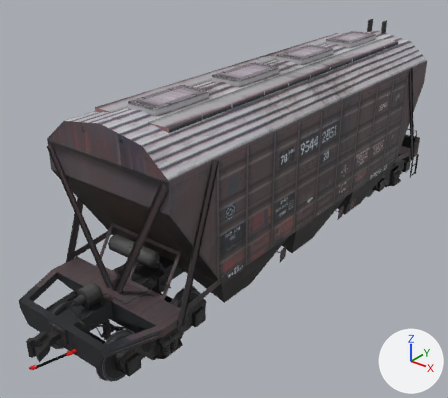
Two versions of the glTF model data/models_ktx/FrWag_hopper_1/Fr_hopper-1.gltf, one commit apart.
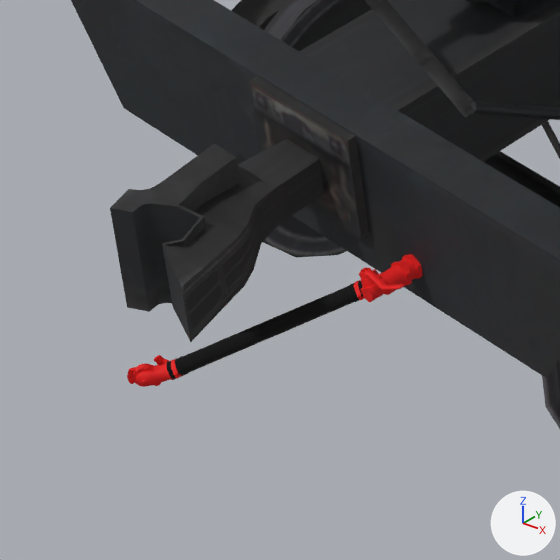
There are two pictures of each version: one whole from a 50 mm camera at (8.07, -11.99, 8.2) aimed at (-0.62, -1.13, 1.47), one close up on the part from 2% to 22% of the width and 77% to 100% of the height. The axes (+X, +Y, +Z) are drawn at lower right. The lights are the same throughout. The older version's two pictures come first. Vertices at exactly the same position are counted once.

Names of what the first close-up shows: 'BP_bwd_Anglecock_body', 'BP_bwd_Head_R1', 'BP_bwd_Hose_rotate_down', 'Boige-1', 'Details', 'Wheel-1' and 9 more.
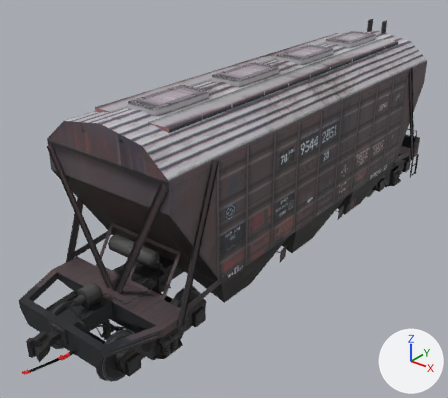
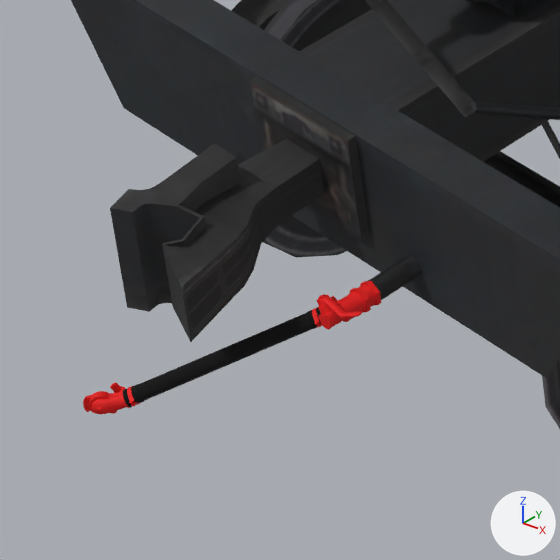
ob_bp_bwd_root is not drawn itself; it is the parent of ob_bp_bwd_anglecock_root, ob_bp_bwd_hose_root.

Edits to the scene script, one JSON object a line:
```json
{"block": "me_details", "where": "# used by ob_details; location = (0.0, 0.0, 0.0)"}
{"op": "remove", "block": "me_details", "code": "me_details.from_pydata(...)  # 872 vertices, 1024 faces; spans x -1.64..1.64, y -7.37..7.37, z 0.22..5.01"}
{"op": "add", "block": "me_details", "code": "me_details.from_pydata(...)  # 900 vertices, 1052 faces; spans x -1.64..1.64, y -7.37..7.37, z 0.22..5.01"}
{"block": "me_details", "change": "me_details part 1: a new loose piece of 14 vertices spanning x 0.4..0.46, y -6.87..-6.72, z 0.84..0.91, in mat_material_hopper_2851 (picture img_t_hopper_rzd_2851)"}
{"block": "me_details", "change": "other edits to the shape of me_details do not show in these pictures"}
{"op": "set", "path": "ob_bp_bwd_root.location", "old": "(0.3, -6.9, 0.8)", "new": "(0.3, -7.05, 0.8)"}
```

Location of each change, [x1, y1, x2, y2] in pixels of the close-ups (560 x 560 px):
```json
{"object": "BP_bwd_Hose_rotate_down", "change": "moved", "before": [217, 301, 318, 357], "after": [174, 328, 276, 385]}
{"object": "BP_bwd_Anglecock_body", "change": "moved", "before": [360, 254, 423, 302], "after": [318, 281, 381, 330]}
{"object": "BP_bwd_Head_R1", "change": "moved", "before": [127, 355, 173, 387], "after": [83, 383, 130, 414]}
{"object": "BP_bwd_Hose_begin_2", "change": "moved", "before": [312, 292, 340, 317], "after": [270, 319, 298, 344]}
{"object": "BP_bwd_Hose_end_2", "change": "moved", "before": [196, 342, 224, 367], "after": [152, 369, 180, 394]}
{"object": "BP_bwd_Anglecock_handle", "change": "moved", "before": [359, 267, 404, 290], "after": [317, 294, 362, 318]}
{"object": "BP_bwd_Hose_end_1", "change": "moved", "before": [182, 351, 202, 373], "after": [138, 378, 159, 400]}
{"object": "BP_bwd_Hose_begin_1", "change": "moved", "before": [334, 286, 354, 308], "after": [292, 313, 312, 335]}
{"object": "BP_bwd_Hose_lapped_end", "change": "moved", "before": [167, 356, 188, 380], "after": [123, 384, 145, 408]}
{"object": "BP_bwd_Hose_lapped_begin", "change": "moved", "before": [348, 281, 364, 302], "after": [306, 308, 321, 329]}
{"object": "BP_bwd_Hose_clip_end", "change": "moved", "before": [171, 358, 184, 379], "after": [127, 386, 140, 406]}
{"object": "BP_bwd_Hose_clip_begin", "change": "moved", "before": [354, 280, 365, 300], "after": [312, 307, 323, 327]}
{"part": 1, "of": "me_details", "change": "added", "after": [368, 255, 422, 300]}
```
